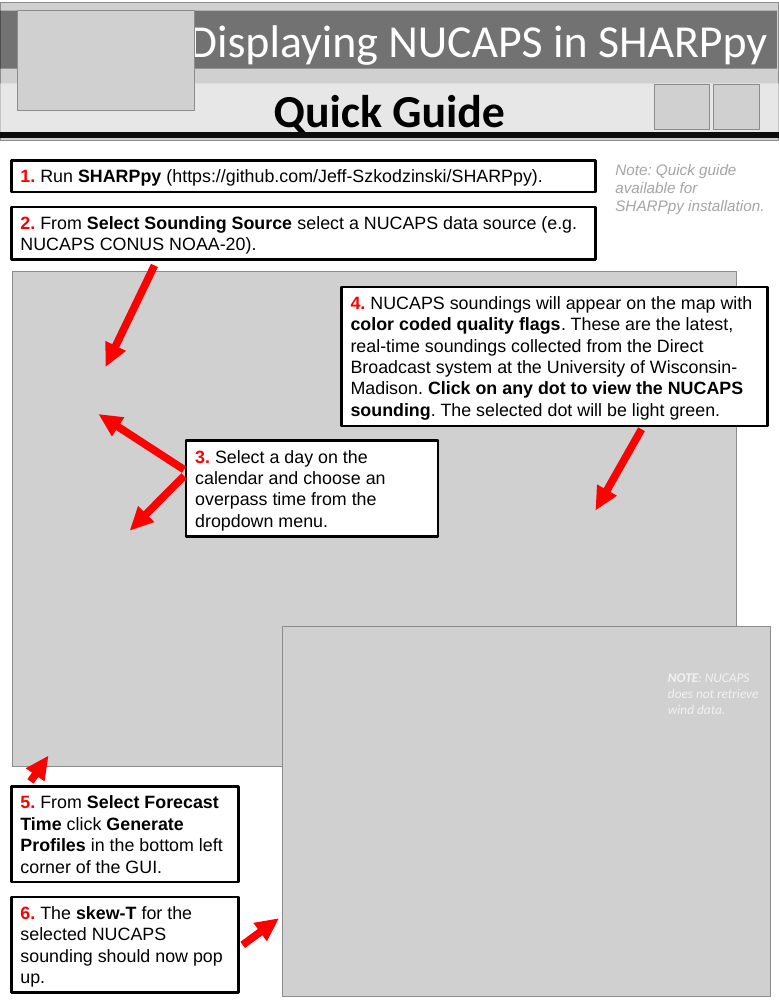
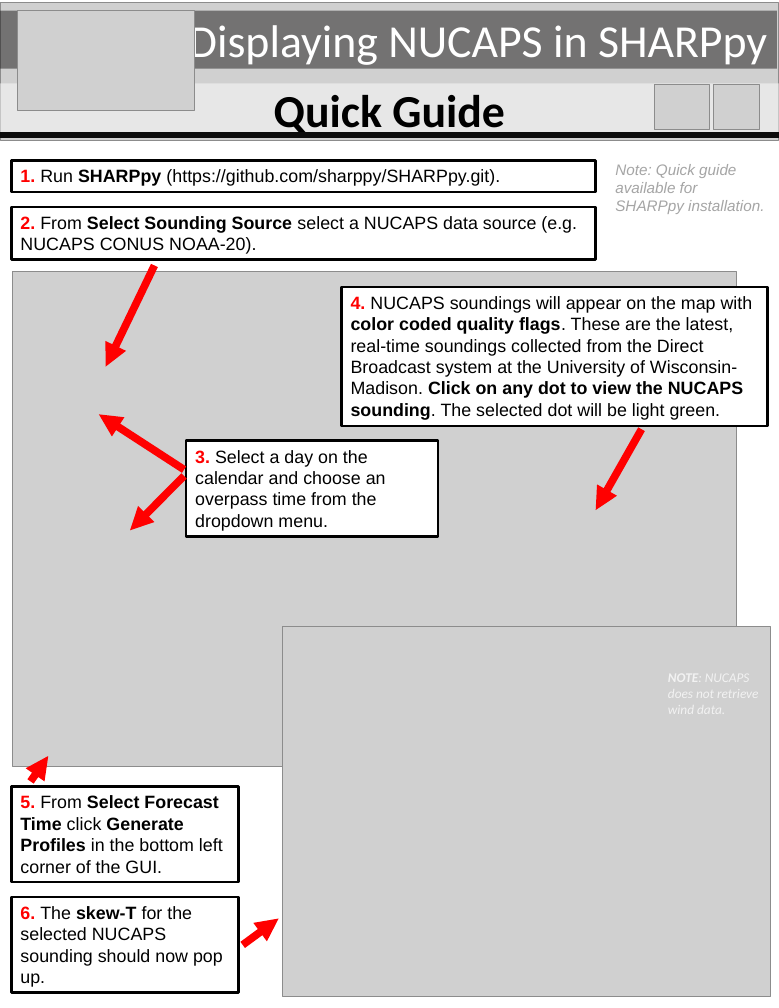
Before and after one commit to NUCAPS/SHARPpy-converter-script, a slide deck: slide 1 of QuickGuide_Display_NUCAPS_SHARPpy.pptx. Drawn at 779x1008 pixels with LibreOffice and Linux fonts; fonts in the diff are those of the drawing; grey boxes stand for pictures. Boxes give left, top, right and bottom in pixels: in the first picture for what was removed or moved away, otherwise in the second. Text is boxed around its words. In the diff, an @@ line names an element or a change of style, - is before the commit and + after.

```diff
--- a/QuickGuide_Display_NUCAPS_SHARPpy.pptx
+++ b/QuickGuide_Display_NUCAPS_SHARPpy.pptx
@@ text in rectangle at (x1=20, y1=169, x2=500, y2=186): text changed @@
-1. Run SHARPpy (https://github.com/Jeff-Szkodzinski/SHARPpy).
+1. Run SHARPpy (https://github.com/sharppy/SHARPpy.git).
```
Also in this commit, not shown: 3 other files.
